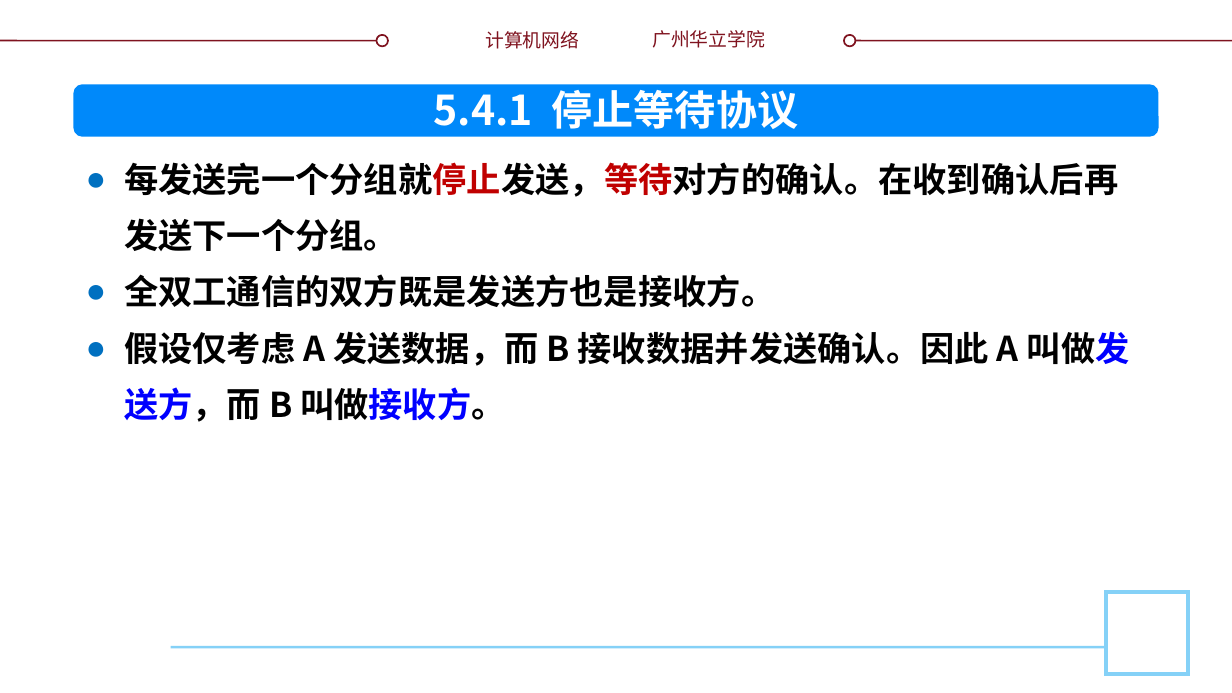
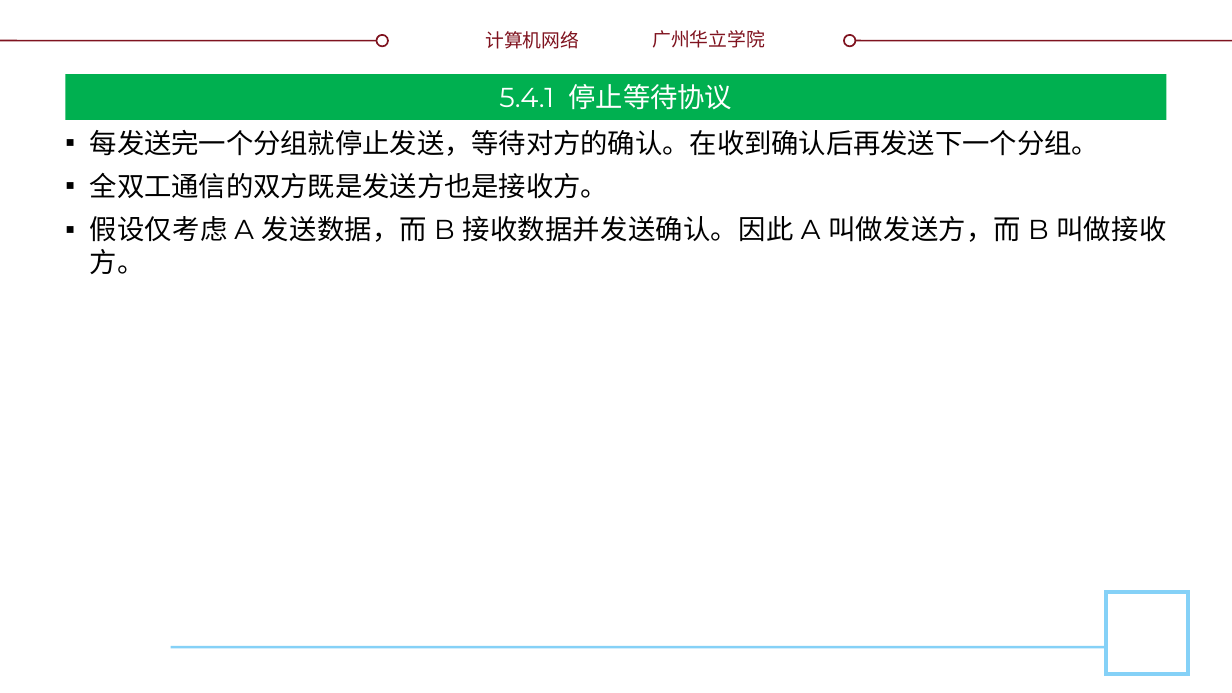
Before and after one commit to glplaman/glplaman.github.io, a slide deck: slide 49 of network/ppt/chap5.pptx. Drawn at 1232x693 pixels with LibreOffice and Linux fonts; fonts in the diff are those of the drawing; background and template pictures are left out. Boxes give left, top, right and bottom in pixels: in the first picture for what was removed or moved away, otherwise in the second. Text is boxed around its words. In the diff, an @@ line names an element or a change of style, - is before the commit and + after.

```diff
--- a/network/ppt/chap5.pptx
+++ b/network/ppt/chap5.pptx
@@ title "5.4.1 停止等待协议": place and size @@
-title "5.4.1 停止等待协议" at bbox=[434, 83, 798, 129]
+title "5.4.1 停止等待协议" at bbox=[65, 74, 1167, 120]
@@ title "5.4.1 停止等待协议" at bbox=[65, 74, 1167, 120]: size 24 to 16 pt, font Noto Sans CJK SC to Montserrat, bold off; vertical alignment top to middle; fill none to #00B050 @@
@@ rounded rectangle removed at bbox=[74, 84, 1159, 137] @@
@@ text "每发送完一个分组就停止发送，等待对方的确认。在收到确认后再发送下一个分组。": place and size @@
-text "每发送完一个分组就停止发送，等待对方的确认。在收到确认后再发送下一个分组。" at bbox=[124, 162, 1130, 422]
+text "每发送完一个分组就停止发送，等待对方的确认。在收到确认后再发送下一个分组。" at bbox=[90, 130, 1166, 274]
@@ text "每发送完一个分组就停止发送，等待对方的确认。在收到确认后再发送下一个分组。" at bbox=[90, 130, 1166, 274]: size 20 to 16 pt, font Noto Sans CJK SC to Montserrat, bold off; text colour #C00000 to #000000 in "每发送完一个分组就停止发送，等待对方的确认。在收到确认后再发送下一个分组。"; text colour #0000FF to #000000 in "叫做发送方，而 叫做接收方。"; alignment left to justified; bullet ● to ▪; line spacing 33pt to 1; more space between paragraphs @@
```
Also in this commit, not shown: 40 other slides changed, 3 slides added, 11 other files.
